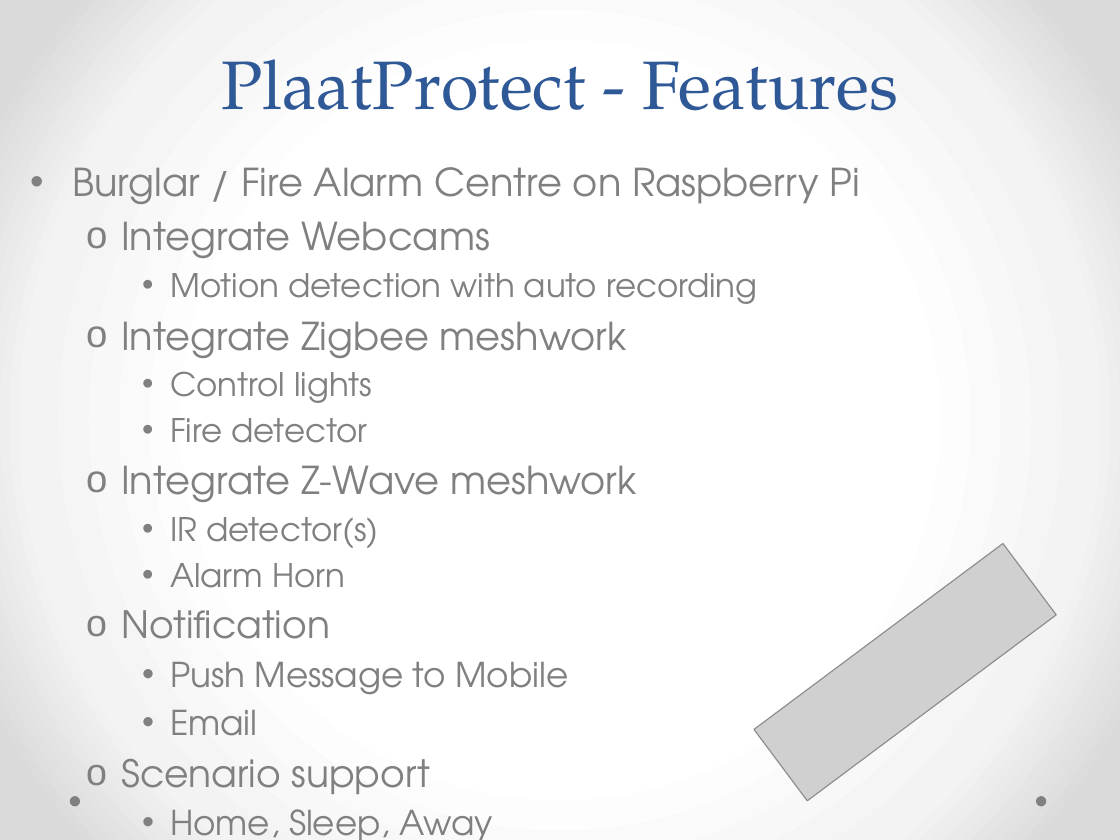
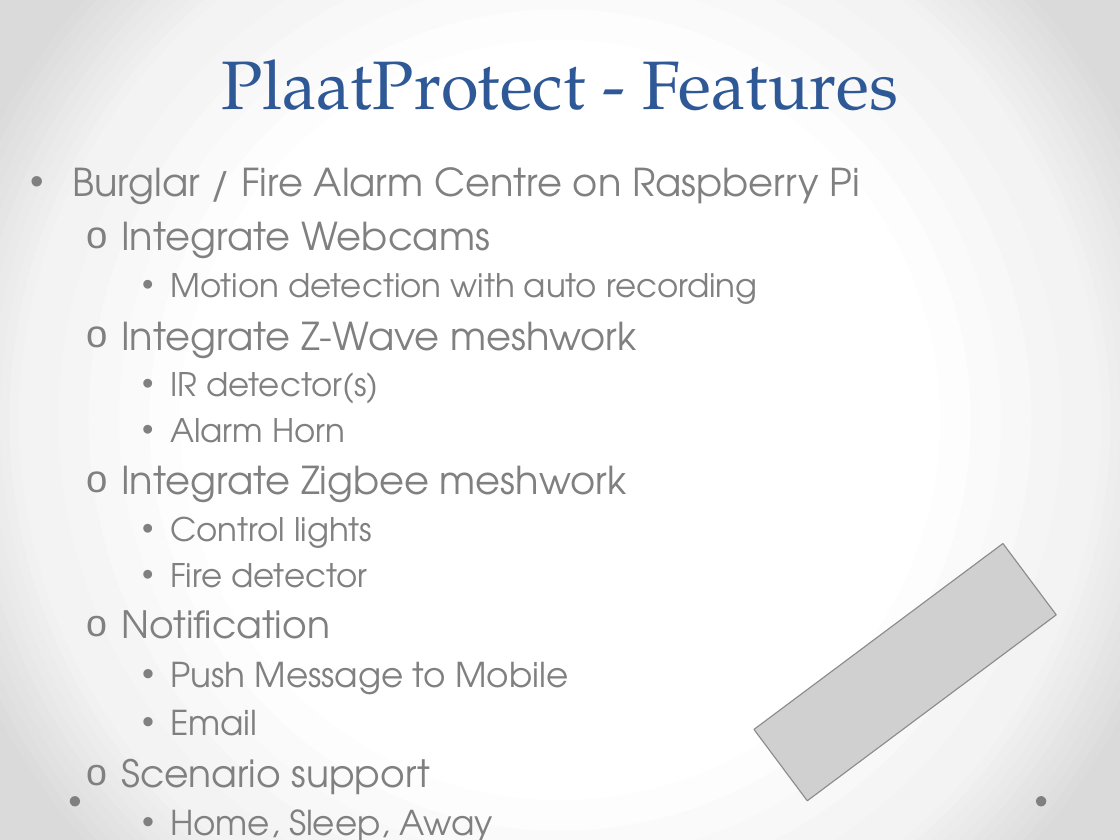
Before and after one commit to plaatsoft/plaatprotect, a slide deck: slide 4 of doc/ppt/PlaatProtect Design.pptx. Drawn at 1120x840 pixels with LibreOffice and Linux fonts; fonts in the diff are those of the drawing; grey boxes stand for pictures. Boxes give left, top, right and bottom in pixels: in the first picture for what was removed or moved away, otherwise in the second. Text is boxed around its words. In the diff, an @@ line names an element or a change of style, - is before the commit and + after.

```diff
--- a/doc/ppt/PlaatProtect Design.pptx
+++ b/doc/ppt/PlaatProtect Design.pptx
@@ text at (x1=121, y1=321, x2=636, y2=443): paragraphs added @@
+  o Integrate Z-Wave meshwork
+    • IR detector(s)
+    • Alarm Horn
@@ text at (x1=121, y1=465, x2=636, y2=588): paragraphs removed @@
-  o Integrate Z-Wave meshwork
-    • IR detector(s)
-    • Alarm Horn
```
Also in this commit, not shown: 2 other slides changed, 1 slide added, 8 other files.
